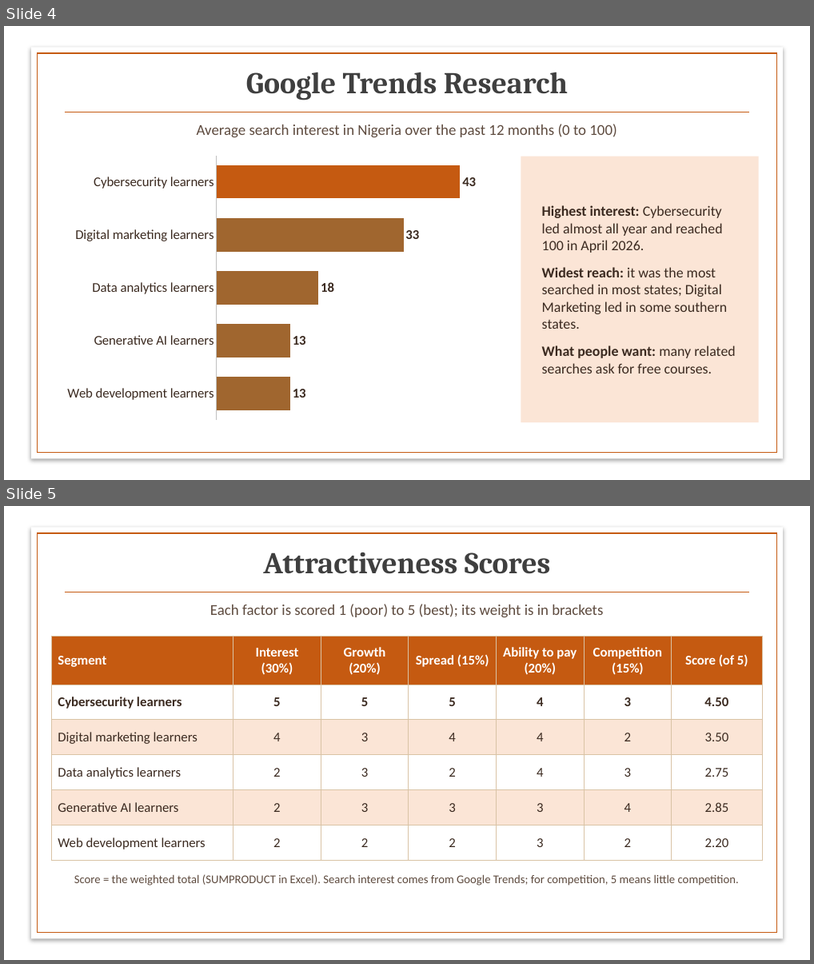
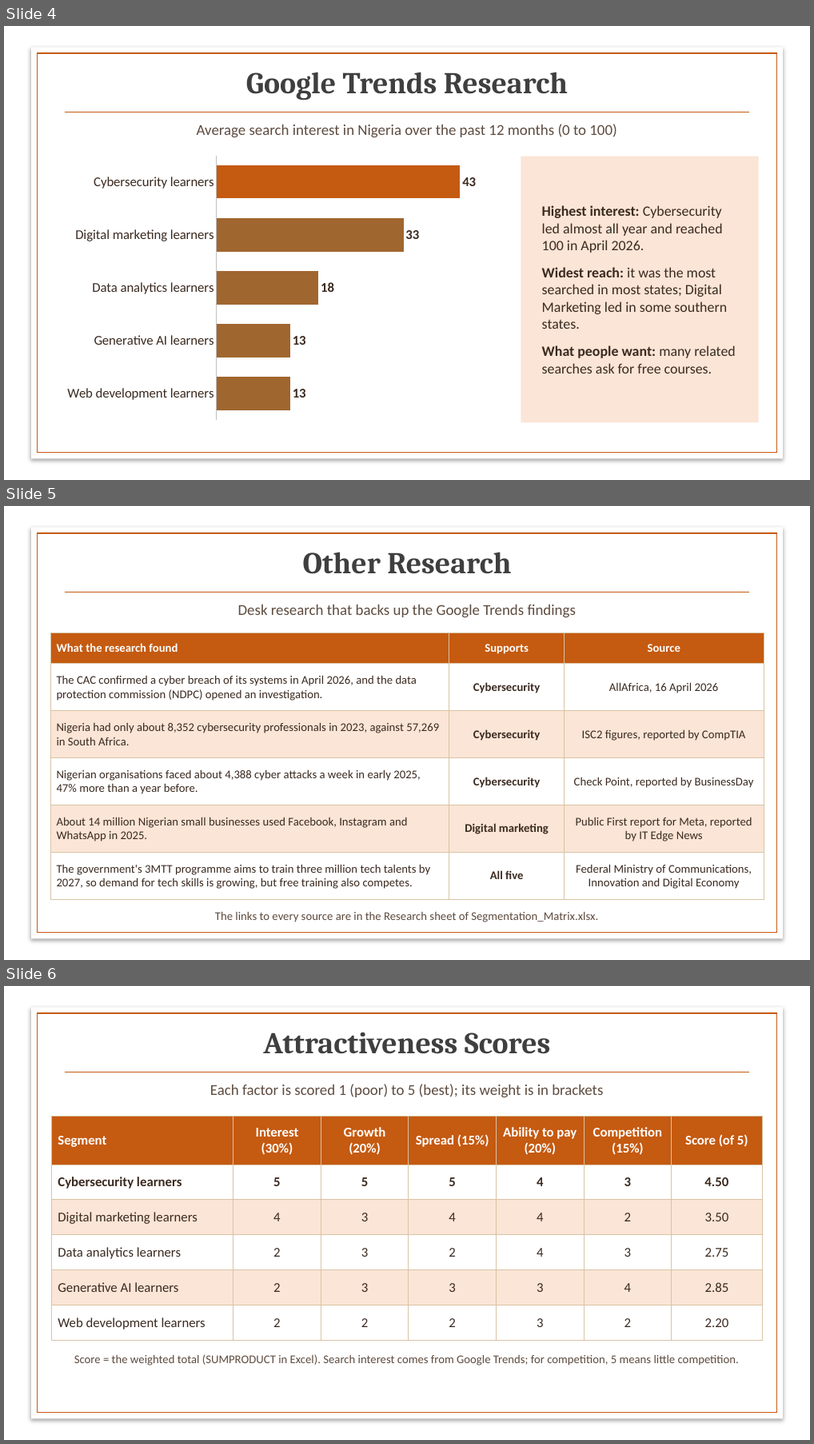
Before and after one commit to BadboyVee/BlackHoleeee, a slide deck: segmentation/Market_Segmentation_PZ.pptx. Shown one above the other, each under a label of ours: slides 4 and 5 before the commit, slides 4, 5 and 6 after it. The pictures are 814x964 and 814x1444 pixels, drawn with LibreOffice and Linux fonts; fonts in the diff are those of the drawing; background and template pictures are left out. Boxes give left, top, right and bottom in pixels: in the first picture for what was removed or moved away, otherwise in the second. Text is boxed around its words. In the diff, an @@ line names an element or a change of style, - is before the commit and + after.

```diff
--- a/segmentation/Market_Segmentation_PZ.pptx
+++ b/segmentation/Market_Segmentation_PZ.pptx
@@ slide 5 added at (4,506,810,960), background picture (left out) @@
@@ rectangle added at (31,527,783,939), fill #FFFFFF @@
@@ rectangle added at (38,533,777,932), outline #C55A11 1 pt @@
@@ title added at (303,552,511,574), 36 pt, text #3F3F3F, bold @@
+Other Research
@@ line added from (65, 592) to (750, 592), #C55A11 1.5 pt @@
@@ text added at (238,604,576,618), 18 pt, text #5E4B3F @@
+Desk research that backs up the Google Trends findings
@@ table added at (50,633,765,900), 6 rows, 3 columns @@
+What the research found | Supports | Source
+The CAC confirmed a cyber breach of its systems in April 2026, and the data protection commission (NDPC) opened an investigation. | Cybersecurity | AllAfrica, 16 April 2026
+Nigeria had only about 8,352 cybersecurity professionals in 2023, against 57,269 in South Africa. | Cybersecurity | ISC2 figures, reported by CompTIA
+Nigerian organisations faced about 4,388 cyber attacks a week in early 2025, 47% more than a year before. | Cybersecurity | Check Point, reported by BusinessDay
+About 14 million Nigerian small businesses used Facebook, Instagram and WhatsApp in 2025. | Digital marketing | Public First report for Meta, reported by IT Edge News
+The government's 3MTT programme aims to train three million tech talents by 2027, so demand for tech skills is growing, but free training also competes. | All five | Federal Ministry of Communications, Innovation and Digital Economy
@@ text added at (215,911,598,922), 14 pt, text #5E4B3F @@
+The links to every source are in the Research sheet of Segmentation_Matrix.xlsx.
@@ what was slide 5 is now slide 6 @@
```
Also in this commit, not shown: 1 slide changed, 11 other files.
